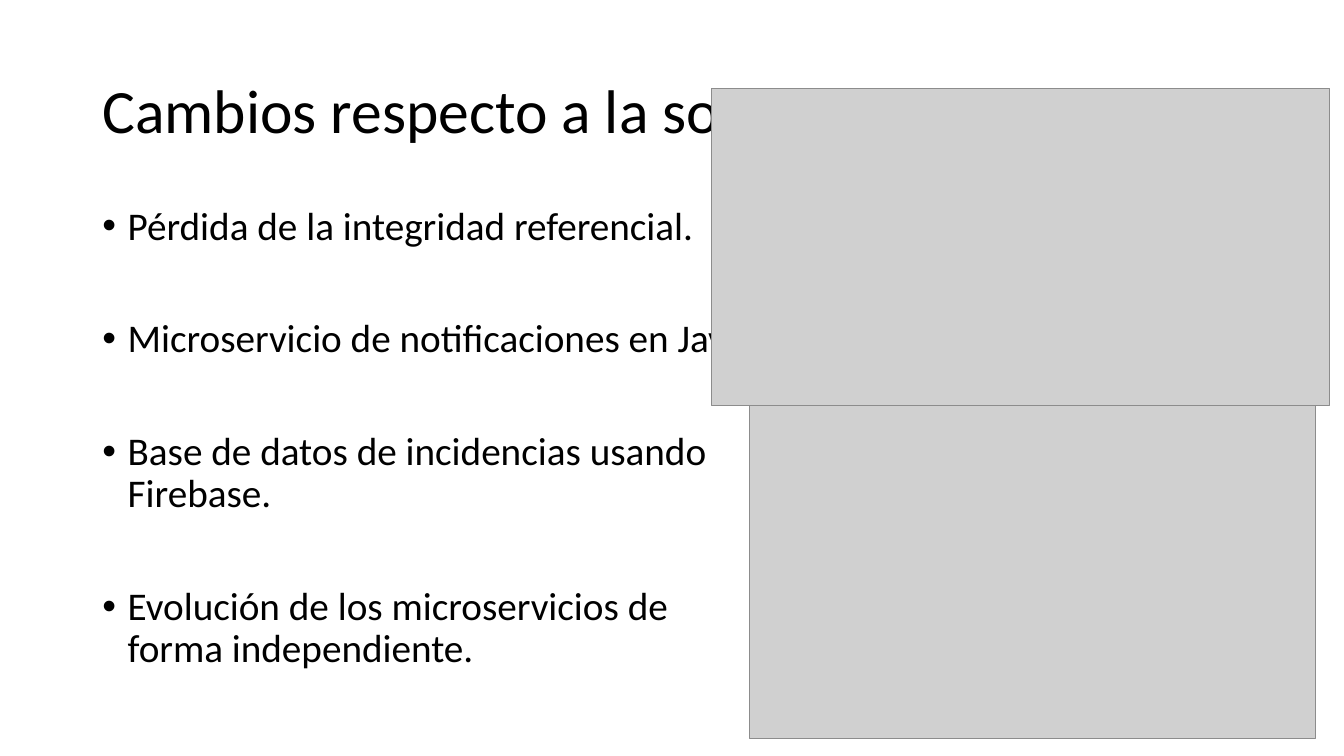
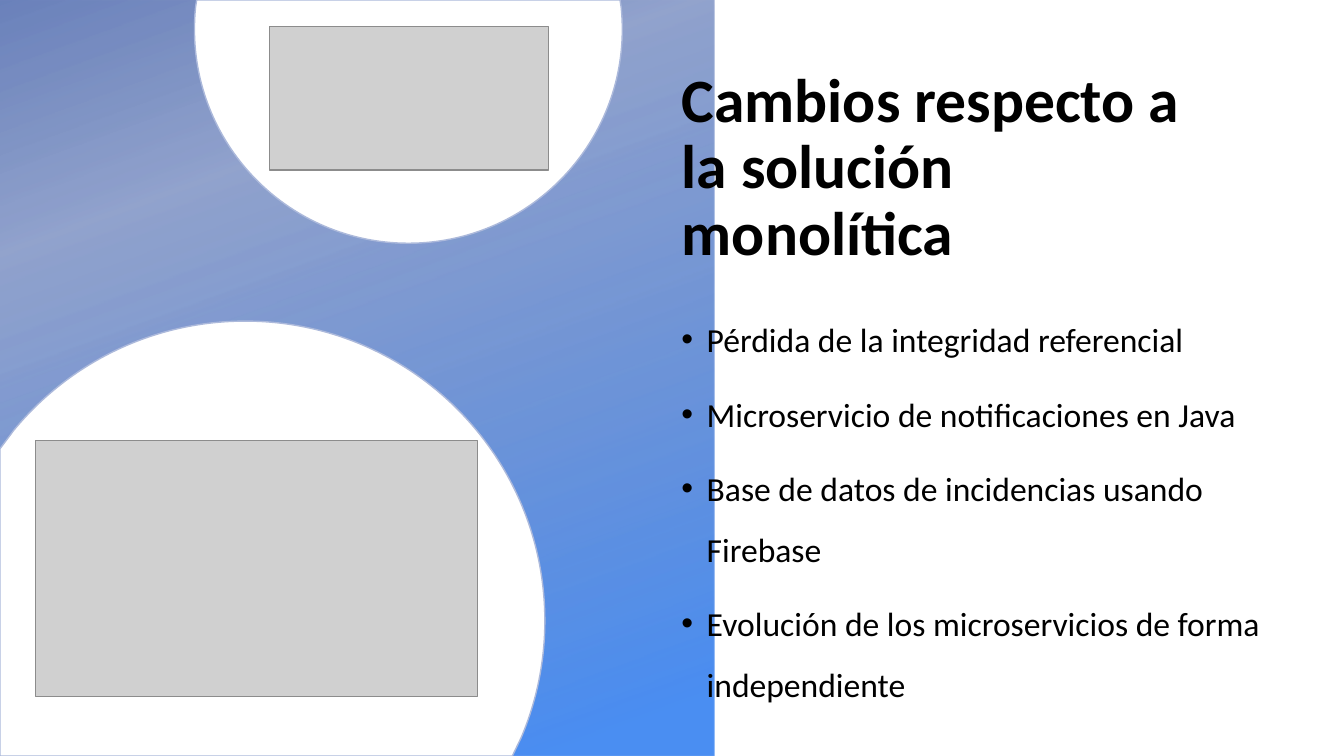
Before and after one commit to VictorIranzo/TFG_Microservices, a slide deck: slide 24 of Trabajo/Presentación/Desarrollo de software basado en microservicios.pptx (slide 21 before the commit). Drawn at 1344x756 pixels with LibreOffice and Linux fonts; fonts in the diff are those of the drawing; grey boxes stand for pictures; background and template pictures are left out. Boxes give left, top, right and bottom in pixels: in the first picture for what was removed or moved away, otherwise in the second. Text is boxed around its words. In the diff, an @@ line names an element or a change of style, - is before the commit and + after.

```diff
--- a/Trabajo/Presentación/Desarrollo de software basado en microservicios.pptx
+++ b/Trabajo/Presentación/Desarrollo de software basado en microservicios.pptx
@@ rectangle added at [0, 0, 715, 756], fill gradient #4A66AC to #4A8EF2 @@
@@ freeform shape added at [195, 0, 622, 243], fill #FFFFFF, outline #4A8EF2 1 pt @@
@@ picture: place and size @@
-picture at [712, 89, 1331, 405]
+picture at [269, 27, 548, 170]
@@ title "Cambios respecto a la solución ...": place and size @@
-title "Cambios respecto a la solución ..." at [102, 82, 1148, 148]
+title "Cambios respecto a la solución ..." at [682, 71, 1179, 270]
@@ title "Cambios respecto a la solución ..." at [682, 71, 1179, 270]: bold on @@
@@ text "Pérdida de la integridad referencial" at [707, 325, 1260, 705]: vertical alignment top to middle @@
@@ freeform shape added at [0, 322, 545, 756], fill #FFFFFF, outline #4A8EF2 1 pt @@
@@ text at [707, 325, 1260, 705]: text changed; size 28 to 24 pt @@
-• Pérdida de la integridad referencial.
-• Microservicio de notificaciones en Java.
-• Base de datos de incidencias usando Firebase.
-• Evolución de los microservicios de forma independiente.
+• Pérdida de la integridad referencial
+• Microservicio de notificaciones en Java
+• Base de datos de incidencias usando Firebase
+• Evolución de los microservicios de forma independiente
@@ picture: place and size @@
-picture at [750, 405, 1316, 739]
+picture at [35, 441, 477, 697]
```
Also in this commit, not shown: 21 other slides changed, 8 slides added, 4 slides removed, 3 other files.
